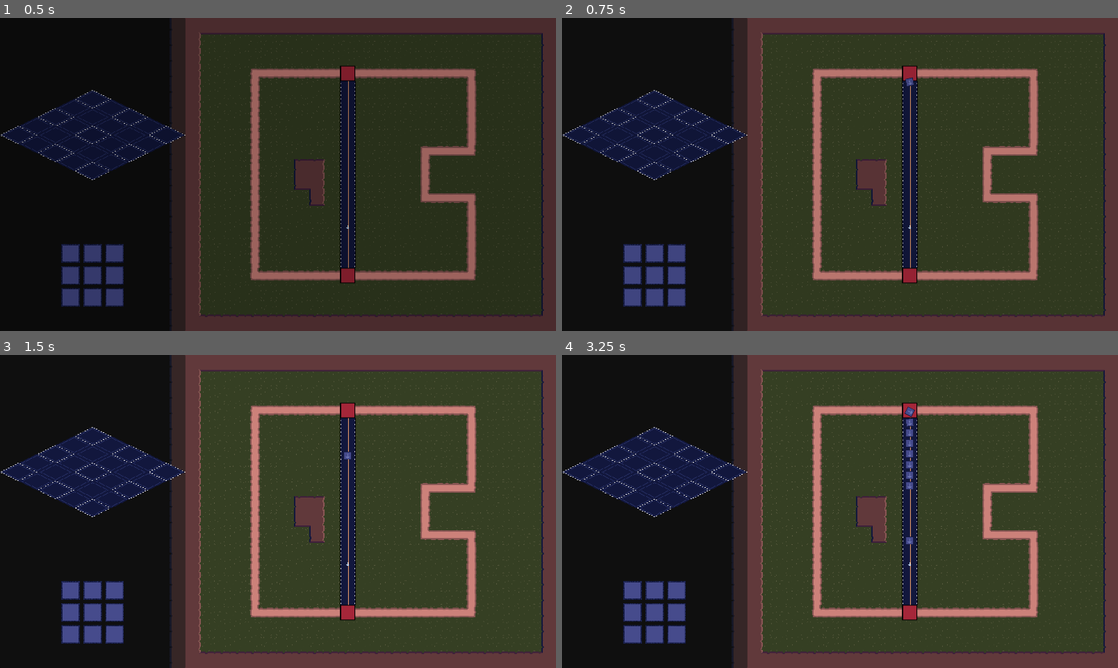
Above: before the commit, frames 1-4 (two rows, left to right).
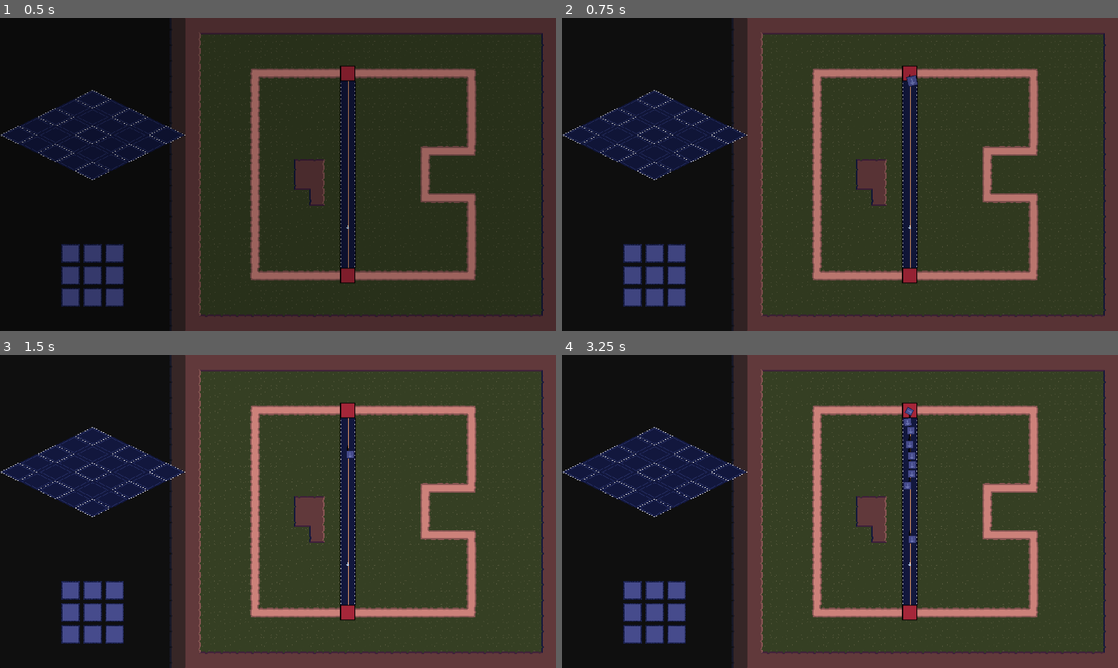
Above: after the commit, the same moments.

Repository: ClemiDouce/halloween-game-jam-2026
Game: Godot game, scene res://scenes/world.tscn
The game is run twice, just before and just after one commit, with the same random seed, the same clock (stepped at 60 frames per second) and the same inputs.
Inputs (mouse positions are in pixels of both pictures, inside the frame that each line leads up to):
- Up to frame 1 (0.5 s): no input
- Up to frame 2 (0.75 s): tap Enter at 0.5 s; hold Up (ui_up) from 0.53 s (still down); tap D (destroy_building) at 0.6 s
- Up to frame 3 (1.5 s): release Up (ui_up) at 1.25 s; click (72, 614) at 1.25 s
- Up to frame 4 (3.25 s): click (656, 614) at 2.02 s; click (678, 614) at 2.77 s

Frame 1 is identical in both runs. In frame 2, less than 0.1% of the frame differs, in the area x 61-64%, y 18-22%; in frame 3, less than 0.1%; in frame 4, 0.3%, in the area x 61-64%, y 16-61%.

Commit message:
add some juice to these units

Diff:
--- a/scenes/unit_entity.tscn
+++ b/scenes/unit_entity.tscn
@@ -3,9 +3,14 @@
 [ext_resource type="Script" uid="uid://dnq0x8ta4eayy" path="res://scripts/units/unit_entity.gd" id="1_oir76"]
 [ext_resource type="Texture2D" uid="uid://suvn2sac2fe1" path="res://assets/art/placeholder/unit_placeholder.png" id="2_qq2lh"]
 [ext_resource type="PackedScene" uid="uid://ck7a5eya7khbg" path="res://scenes/entity_hitbox.tscn" id="3_0uryg"]
+[ext_resource type="Script" uid="uid://th76u6xf6i43" path="res://scripts/component/trail2d.gd" id="3_m0sb2"]
 
 [sub_resource type="CircleShape2D" id="CircleShape2D_n45qs"]
 radius = 25.0
+
+[sub_resource type="Curve" id="Curve_m0sb2"]
+_data = [Vector2(0, 1), 0.0, 0.0, 0, 0, Vector2(1, 0), -2.319518, 0.0, 0, 0]
+point_count = 2
 
 [node name="UnitEntity" type="Node2D" unique_id=1639145294]
 script = ExtResource("1_oir76")
@@ -30,5 +35,15 @@
 shape = SubResource("CircleShape2D_n45qs")
 debug_color = Color(0.90472734, 0.2984467, 0.1780119, 0.41960785)
 
+[node name="MoveTrail" type="Line2D" parent="." unique_id=1460968029]
+show_behind_parent = true
+points = PackedVector2Array(0, 0, 0, 0, 0, 0, 0, 0, 0, 0, 0, 0, 0, 0, 0, 0, 0, 0, 0, 0, 0, 0, 0, 0, 0, 0, 0, 0, 0, 0, 0, 0, 0, 0, 0, 0, 0, 0, 0, 0, 0, 0, 0, 0, 0, 0, 0, 0, 0, 0, 0, 0, 0, 0, 0, 0, 0, 0, 0, 0, 0, 0, 0, 0, 0, 0, 0, 0, 0, 0, 0, 0, 0, 0, 0, 0, 0, 0, 0, 0, 0, 0, 0, 0, 0, 0, 0, 0, 0, 0, 0, 0, 0, 0, 0, 0, 0, 0, 0, 0)
+width = 6.0
+width_curve = SubResource("Curve_m0sb2")
+default_color = Color(0, 0, 0, 0.7647059)
+script = ExtResource("3_m0sb2")
+length = 15
+metadata/_custom_type_script = "uid://th76u6xf6i43"
+
 [connection signal="hurt" from="Hitbox" to="." method="_on_hitbox_hurt"]
 [connection signal="area_entered" from="AttackArea" to="." method="_on_attack_area_area_entered"]
--- /dev/null
+++ b/scripts/component/trail2d.gd
@@ -0,0 +1,26 @@
+class_name Trail2D extends Line2D
+
+@export_category('Trail')
+@export var length : = 10
+
+@onready var parent : Node2D = get_parent()
+var offset : = Vector2.ZERO
+var active := false
+
+func _ready() -> void:
+	offset = position
+	#top_level = true
+
+func _physics_process(_delta: float) -> void:
+	if !active:
+		return
+	global_position = Vector2.ZERO
+
+	var point : = parent.global_position + offset
+	if point.is_equal_approx(Vector2.ZERO):
+		return
+	print(point)
+	add_point(point, 0)
+
+	if get_point_count() > length:
+		remove_point(get_point_count() - 1)
--- a/scripts/units/unit_entity.gd
+++ b/scripts/units/unit_entity.gd
@@ -6,6 +6,7 @@
 @onready var sprite: Sprite2D = %Sprite2D
 @onready var root: Node2D = %Root
 @onready var hitbox: Hitbox = %Hitbox
+@onready var move_trail: Trail2D = $MoveTrail
 
 
 var team : CombatData.Team
@@ -42,6 +43,17 @@
 
 	hitbox.collision_layer = CombatData.PLAYER_COLLISION_LAYER if team == CombatData.Team.PLAYER else CombatData.HOSTILE_COLLISION_LAYER
 	attack_area.collision_mask = CombatData.HOSTILE_COLLISION_LAYER if team == CombatData.Team.PLAYER else CombatData.PLAYER_COLLISION_LAYER
+	# Offset
+	root.position = Vector2(
+		randi_range(-5, 5),
+		randi_range(-5, 5)
+	)
+	var pop_tween = create_tween().set_trans(Tween.TRANS_BOUNCE).set_ease(Tween.EASE_OUT)
+	pop_tween.tween_property(root, "scale", Vector2(1.3,1.3), 0.2).from(Vector2(0.6, 0.4))
+	pop_tween.tween_property(root, "scale", Vector2.ONE, 0.1)
+	await get_tree().physics_frame
+	move_trail.clear_points()
+	move_trail.active = true
 
 func _physics_process(delta: float) -> void:
 	match(state):
Not shown, added: scripts/component/trail2d.gd.uid
Not shown, changed: .gitignore
